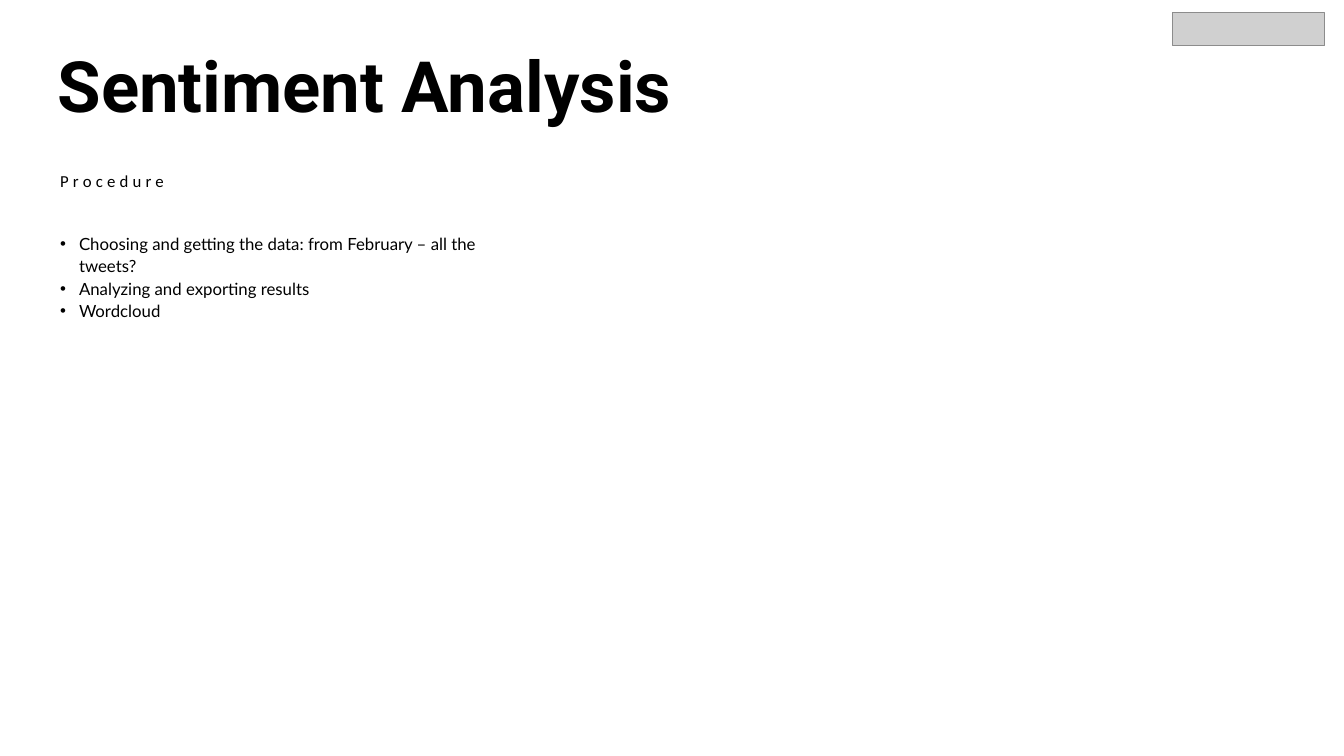
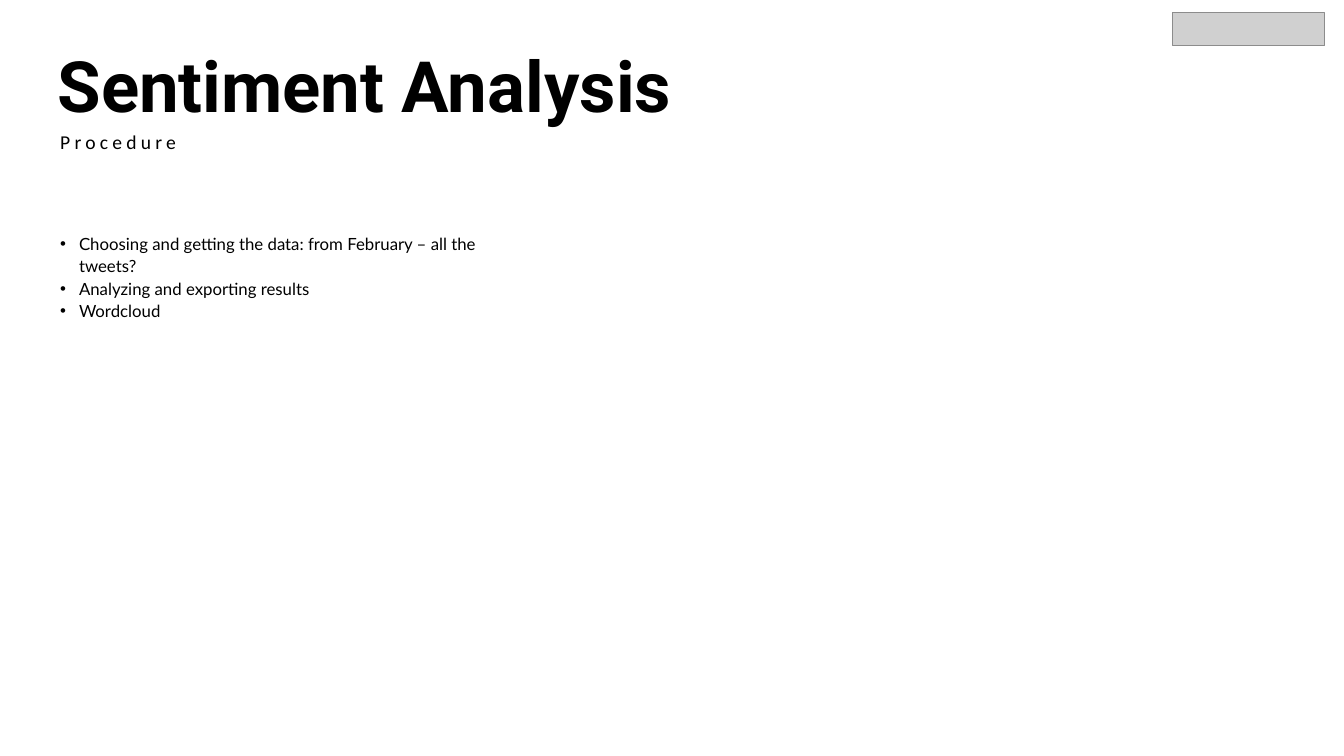
Before and after one commit to Franca97/Web_Data_and-_Digital_Analytics, a slide deck: slide 10 of Presentation.pptx (slide 9 before the commit). Drawn at 1344x756 pixels with LibreOffice and Linux fonts; fonts in the diff are those of the drawing; grey boxes stand for pictures. Boxes give left, top, right and bottom in pixels: in the first picture for what was removed or moved away, otherwise in the second. Text is boxed around its words. In the diff, an @@ line names an element or a change of style, - is before the commit and + after.

```diff
--- a/Presentation.pptx
+++ b/Presentation.pptx
@@ text "Procedure": place and size @@
-text "Procedure" at bbox=[60, 175, 164, 187]
+text "Procedure" at bbox=[60, 135, 176, 149]
@@ text "Procedure" at bbox=[60, 135, 176, 149]: size 12 to 14 pt @@
```
Also in this commit, not shown: 8 other slides changed, 6 slides added, 2 slides removed.
